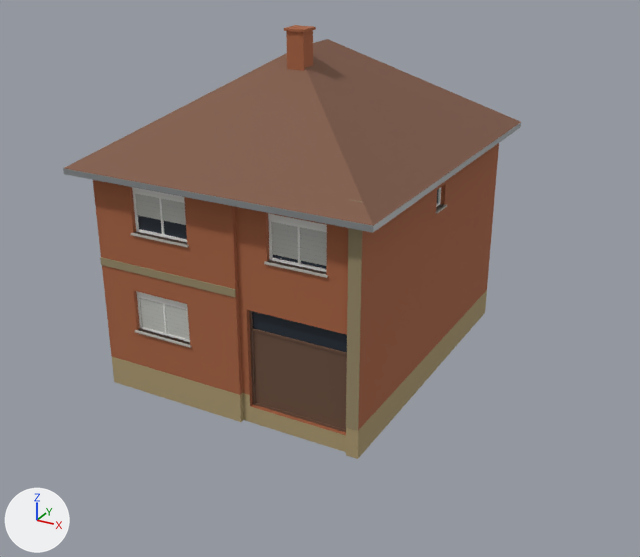
Two versions of the glTF model models/slavonia/houses/kolodvorska642.glb, one commit apart.
Both versions are drawn from a 50 mm camera at (13.4, -23.2, 12.6) aimed at (2.2, -2.9, 2.5). The axes (+X, +Y, +Z) are drawn at lower left. The lights are the same throughout. The first picture is the older version. Vertices at exactly the same position are counted once.

Before the edit, the objects in view are built like this:
```python
me_kolodvorska_642_002 = bpy.data.meshes.new('Kolodvorska 642.002')
me_kolodvorska_642_002.from_pydata(...)  # 465 vertices, 512 faces; spans x -3.15..5.75, y -6.9..3.7, z -0.5..9.37
me_kolodvorska_642_002.materials.append(mat_brick)  # brown #a76240
me_kolodvorska_642_002.materials.append(mat_plinth)  # beige #ac9971
me_kolodvorska_642_002.materials.append(mat_stone)  # yellow #978968
me_kolodvorska_642_002.materials.append(mat_tile)  # brown #815c49
me_kolodvorska_642_002.materials.append(mat_gutter)  # grey #a2a6a8
me_kolodvorska_642_002.materials.append(mat_soffit)  # brown #796e64
me_kolodvorska_642_002.materials.append(mat_frame)  # white #edede9
me_kolodvorska_642_002.materials.append(mat_glass)  # dark blue #232c37
me_kolodvorska_642_002.materials.append(mat_box)  # white #e7e7e3
me_kolodvorska_642_002.materials.append(mat_shutter)  # light grey #c3c5bf
me_kolodvorska_642_002.materials.append(mat_slat)  # grey #acaea8
me_kolodvorska_642_002.materials.append(mat_sill)  # grey #b6b1a9
me_kolodvorska_642_002.materials.append(mat_door)  # brown #6e5140
me_kolodvorska_642_002.materials.append(mat_unit)  # light grey #e3e3df
me_kolodvorska_642_002.materials.append(mat_shade)  # black #1c1a18
ob_kolodvorska_642 = bpy.data.objects.new('Kolodvorska 642', me_kolodvorska_642_002)
ob_kolodvorska_642.location = (0.0, 0.0, 0.0)
```
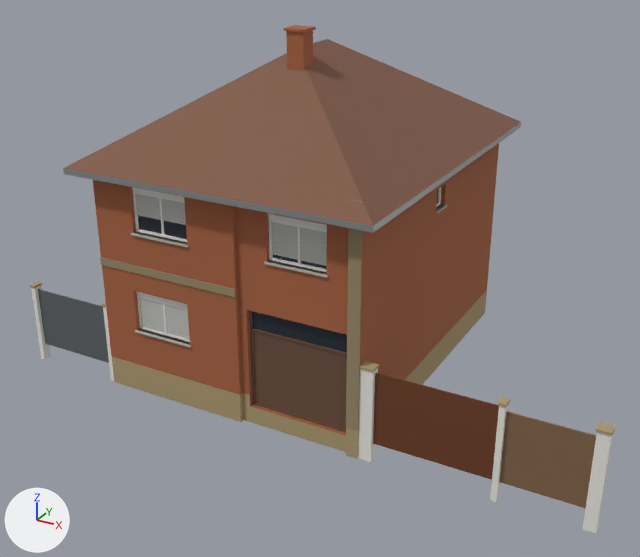
Where the change shows, as pixel boxes (x1, y1, x2, y2) in the pictures (640 x 557 px):
'Kolodvorska 642', reshaped (28% wider, 17% taller): before (63, 25, 521, 459); after (30, 25, 616, 534)
part 1 of me_kolodvorska_642_002, added: after (360, 361, 379, 372)
part 2 of me_kolodvorska_642_002, added: after (498, 397, 511, 407)
part 3 of me_kolodvorska_642_002, added: after (596, 422, 616, 436)
part 4 of me_kolodvorska_642_002, added: after (30, 281, 42, 288)
part 5 of me_kolodvorska_642_002, added: after (358, 368, 378, 462)
part 6 of me_kolodvorska_642_002, added: after (490, 404, 509, 502)
part 7 of me_kolodvorska_642_002, added: after (583, 432, 613, 534)
part 8 of me_kolodvorska_642_002, added: after (31, 285, 51, 359)
part 9 of me_kolodvorska_642_002, added: after (103, 307, 114, 381)
part 10 of me_kolodvorska_642_002, added (brown): after (373, 373, 499, 480)
part 11 of me_kolodvorska_642_002, added (brown): after (499, 411, 596, 508)
part 12 of me_kolodvorska_642_002, added: after (38, 289, 109, 363)

The edits, one by one:
Material 'boards' (mat_boards) is new.
Its base color is (0.22, 0.128, 0.0658) (brown #816449).
Its roughness is 0.85.
Material 'gate' (mat_gate) is new.
Its base color is (0.19, 0.0619, 0.0254) (brown #79462c).
Its metallic is 0.3.
Its roughness is 0.6.
Material 'render' (mat_render) is new.
Its base color is (0.812, 0.797, 0.737) (white #e9e7df).
Its roughness is 0.92.
Material 'steel' (mat_steel) is new.
Its base color is (0.164, 0.184, 0.19) (grey #717779).
Its metallic is 0.5.
me_kolodvorska_642_002 is used by ob_kolodvorska_642; location (0.0, 0.0, 0.0).
me_kolodvorska_642_002 had 465 vertices, 512 faces and spanned x -3.15..5.75, y -6.9..3.7, z -0.5..9.37.
me_kolodvorska_642_002 now has 569 vertices, 668 faces and spans x -5.57..11.17, y -6.9..3.7, z -0.5..9.37.
me_kolodvorska_642_002 part 1: a new loose piece, a box spanning x 5.23..5.62, y -6.405..-6.095, z 2.1..2.16, in mat_plinth (beige #ac9971).
me_kolodvorska_642_002 part 2: a new loose piece, a box spanning x 8.68..8.87, y -6.405..-6.095, z 2.1..2.16, in mat_plinth (beige #ac9971).
me_kolodvorska_642_002 part 3: a new loose piece, a box spanning x 10.83..11.17, y -6.405..-6.095, z 2.1..2.16, in mat_plinth (beige #ac9971).
me_kolodvorska_642_002 part 4: a new loose piece, a box spanning x -5.57..-5.38, y -6.405..-6.095, z 1.9..1.96, in mat_plinth (beige #ac9971).
me_kolodvorska_642_002 part 5: a new loose piece, a box spanning x 5.25..5.6, y -6.38..-6.12, z -0.5..2.1, in mat_render (white #e9e7df).
me_kolodvorska_642_002 part 6: a new loose piece, a box spanning x 8.7..8.85, y -6.38..-6.12, z -0.5..2.1, in mat_render (white #e9e7df).
me_kolodvorska_642_002 part 7: a new loose piece, a box spanning x 10.85..11.15, y -6.38..-6.12, z -0.5..2.1, in mat_render (white #e9e7df).
me_kolodvorska_642_002 part 8: a new loose piece, a box spanning x -5.55..-5.4, y -6.38..-6.12, z -0.5..1.9, in mat_render (white #e9e7df).
me_kolodvorska_642_002 part 9: a new loose piece, a box spanning x -2.8..-2.65, y -6.38..-6.12, z -0.5..1.9, in mat_render (white #e9e7df).
me_kolodvorska_642_002 part 10: a new loose piece, a box spanning x 5.6..8.7, y -6.27..-6.23, z 0.0..2.0, in mat_gate (brown #79462c).
me_kolodvorska_642_002 part 11: a new loose piece, a box spanning x 8.85..10.85, y -6.27..-6.23, z 0.0..1.9, in mat_boards (brown #816449).
me_kolodvorska_642_002 part 12: a new loose piece, a box spanning x -5.4..-2.8, y -6.27..-6.23, z 0.0..1.8, in mat_steel (grey #717779).
Other edits to the shape of me_kolodvorska_642_002 do not show in these pictures.
me_kolodvorska_642_002 gains material mat_render (white #e9e7df).
me_kolodvorska_642_002 gains material mat_gate (brown #79462c).
me_kolodvorska_642_002 gains material mat_boards (brown #816449).
me_kolodvorska_642_002 gains material mat_steel (grey #717779).
